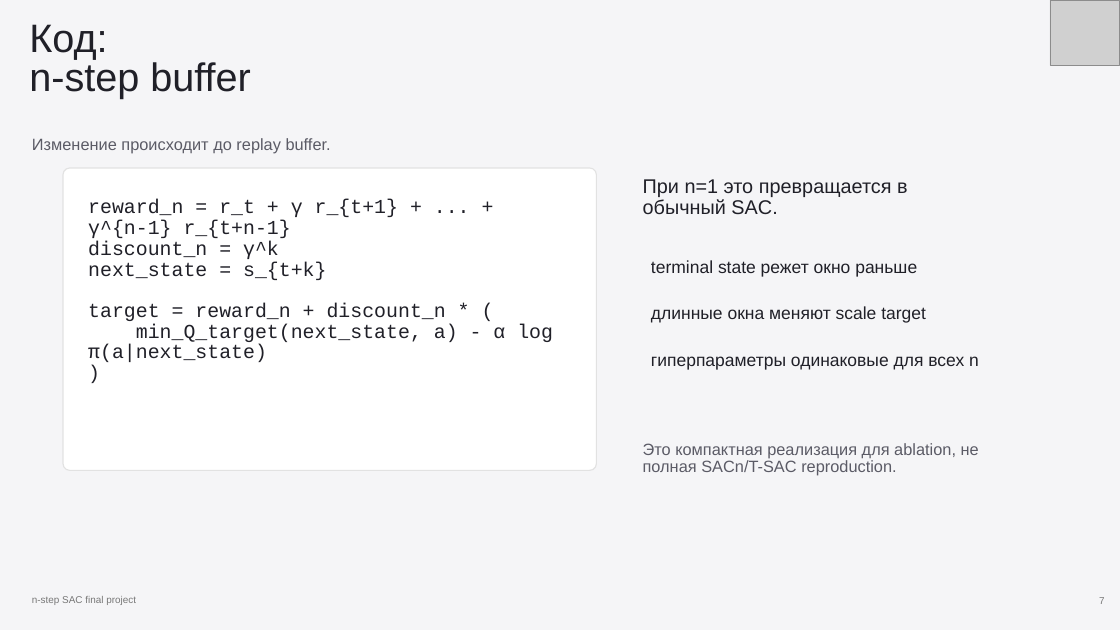
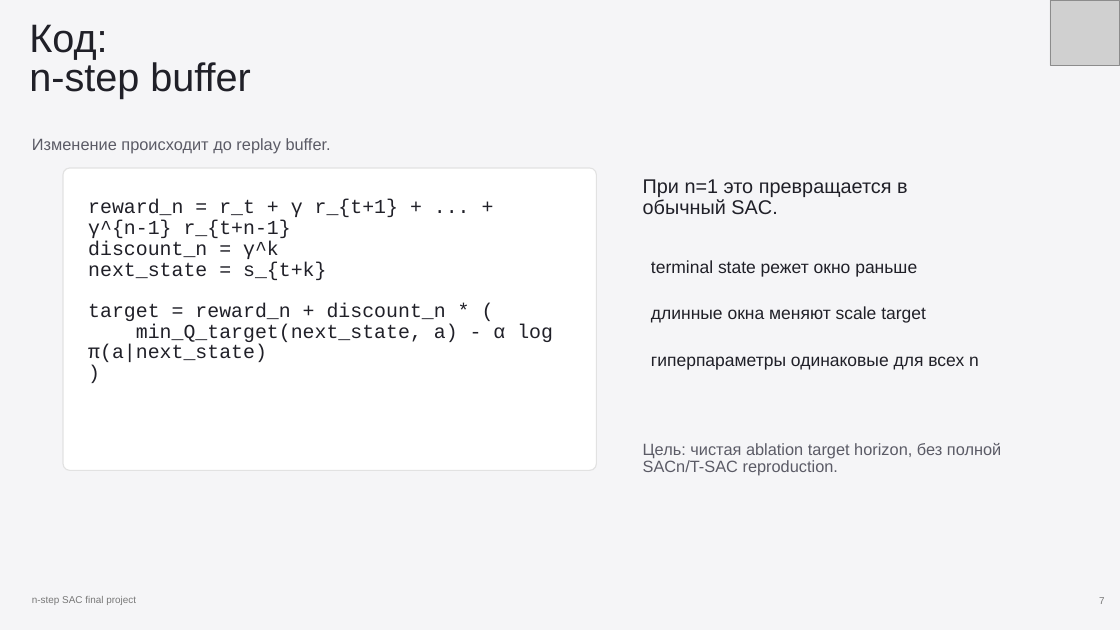
Before and after one commit to Therad445/nstep-sac-reproducibility, a slide deck: slide 7 of slides/nstep_sac_template_style_deck_ru.pptx. Drawn at 1120x630 pixels with LibreOffice and Linux fonts; fonts in the diff are those of the drawing; grey boxes stand for pictures. Boxes give left, top, right and bottom in pixels: in the first picture for what was removed or moved away, otherwise in the second. Text is boxed around its words. In the diff, an @@ line names an element or a change of style, - is before the commit and + after.

```diff
--- a/slides/nstep_sac_template_style_deck_ru.pptx
+++ b/slides/nstep_sac_template_style_deck_ru.pptx
@@ text at bbox=[643, 443, 1001, 476]: text changed @@
-Это компактная реализация для ablation, не полная SACn/T-SAC reproduction.
+Цель: чистая ablation target horizon, без полной SACn/T-SAC reproduction.
```
Also in this commit, not shown: 5 other slides changed, 3 other files.
